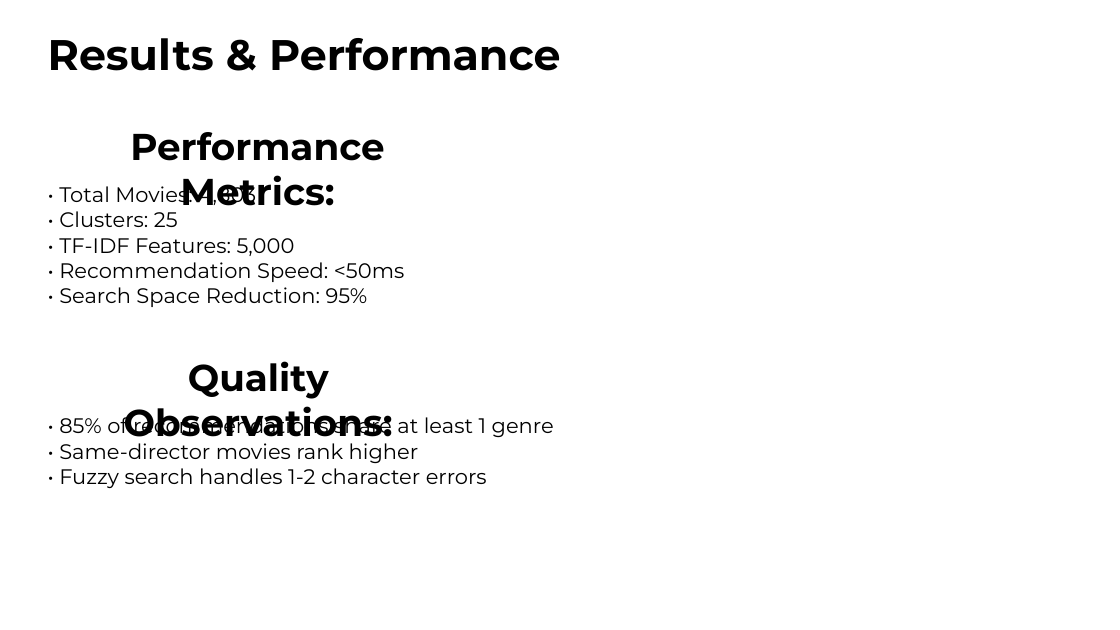
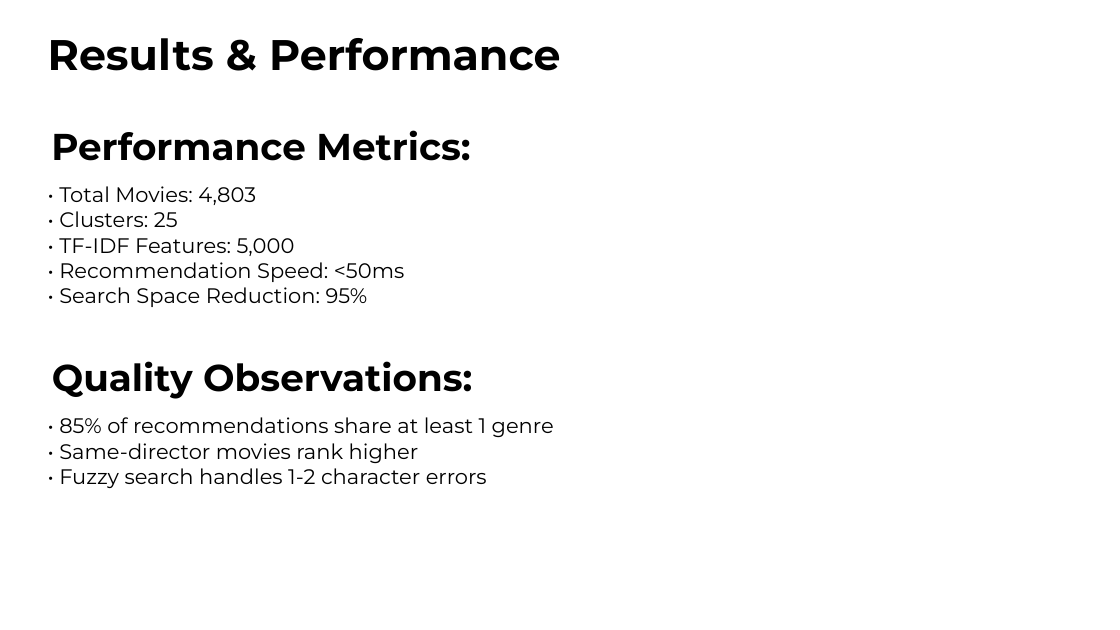
Before and after one commit to Selva-TS-cube/iitr, a slide deck: slide 8 of Movie Recommendation System.pptx. Drawn at 1120x630 pixels with LibreOffice and Linux fonts; fonts in the diff are those of the drawing. Boxes give left, top, right and bottom in pixels: in the first picture for what was removed or moved away, otherwise in the second. Text is boxed around its words. In the diff, an @@ line names an element or a change of style, - is before the commit and + after.

```diff
--- a/Movie Recommendation System.pptx
+++ b/Movie Recommendation System.pptx
@@ text "Performance Metrics:" at (51, 130, 470, 161): alignment centre to left @@
@@ text "Quality Observations:" at (52, 361, 472, 399): alignment centre to left @@
```
Also in this commit, not shown: 6 other slides changed, 1 other file.
